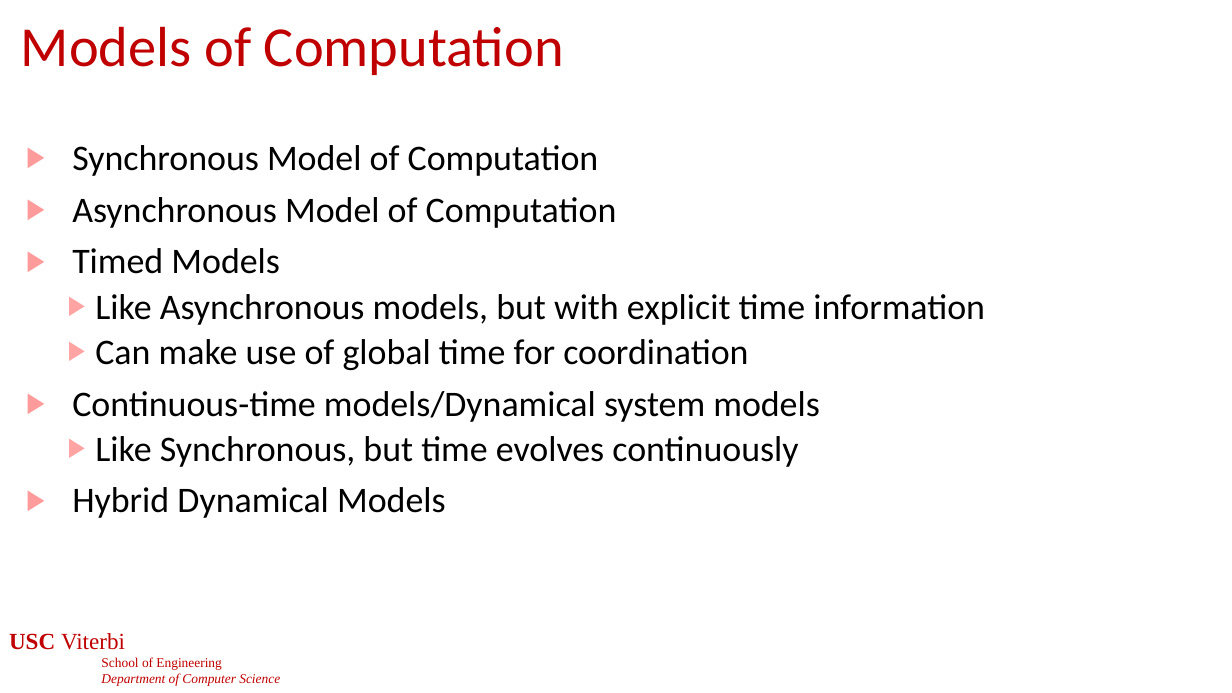
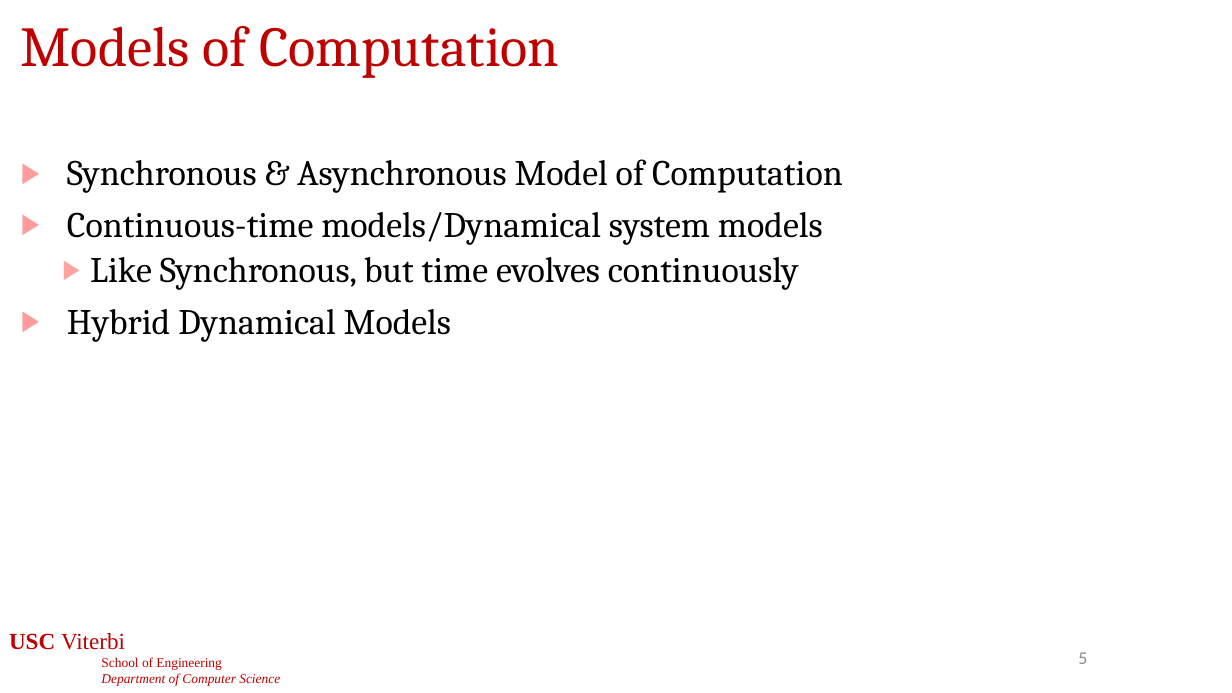
Before and after one commit to jdeshmukh/jdeshmukh.github.io, a slide deck: slide 5 of teaching/cs513-autocps-fall-2026/slides/2-ModelsOfComputation.pptx. Drawn at 1232x693 pixels with LibreOffice and Linux fonts; fonts in the diff are those of the drawing; background and template pictures are left out. Boxes give left, top, right and bottom in pixels: in the first picture for what was removed or moved away, otherwise in the second. Text is boxed around its words. In the diff, an @@ line names an element or a change of style, - is before the commit and + after.

```diff
--- a/teaching/cs513-autocps-fall-2026/slides/2-ModelsOfComputation.pptx
+++ b/teaching/cs513-autocps-fall-2026/slides/2-ModelsOfComputation.pptx
@@ title "Models of Computation" at bbox=[21, 26, 559, 78]: font Calibri to Cambria @@
@@ text "Synchronous & Asynchronous Model of ...": place and size @@
-text "Synchronous & Asynchronous Model of ..." at bbox=[72, 145, 985, 518]
+text "Synchronous & Asynchronous Model of ..." at bbox=[67, 159, 843, 342]
@@ text at bbox=[67, 159, 843, 193]: text changed; font Calibri to Cambria @@
-▶ Synchronous Model of Computation
-▶ Asynchronous Model of Computation
-▶ Timed Models
-  ▶ Like Asynchronous models, but with explicit time information
-  ▶ Can make use of global time for coordination
+▶ Synchronous & Asynchronous Model of Computation
@@ text at bbox=[67, 212, 823, 342]: font Calibri to Cambria in "Continuous-time models/Dynamical system models", "Like Synchronous, but time evolves continuously", "Hybrid Dynamical Models" @@
@@ page number added at bbox=[1078, 652, 1087, 664], 14 pt, text #8C8C8C @@
+5
```
Also in this commit, not shown: 46 other slides changed, 1 slide added, 1 other file.
